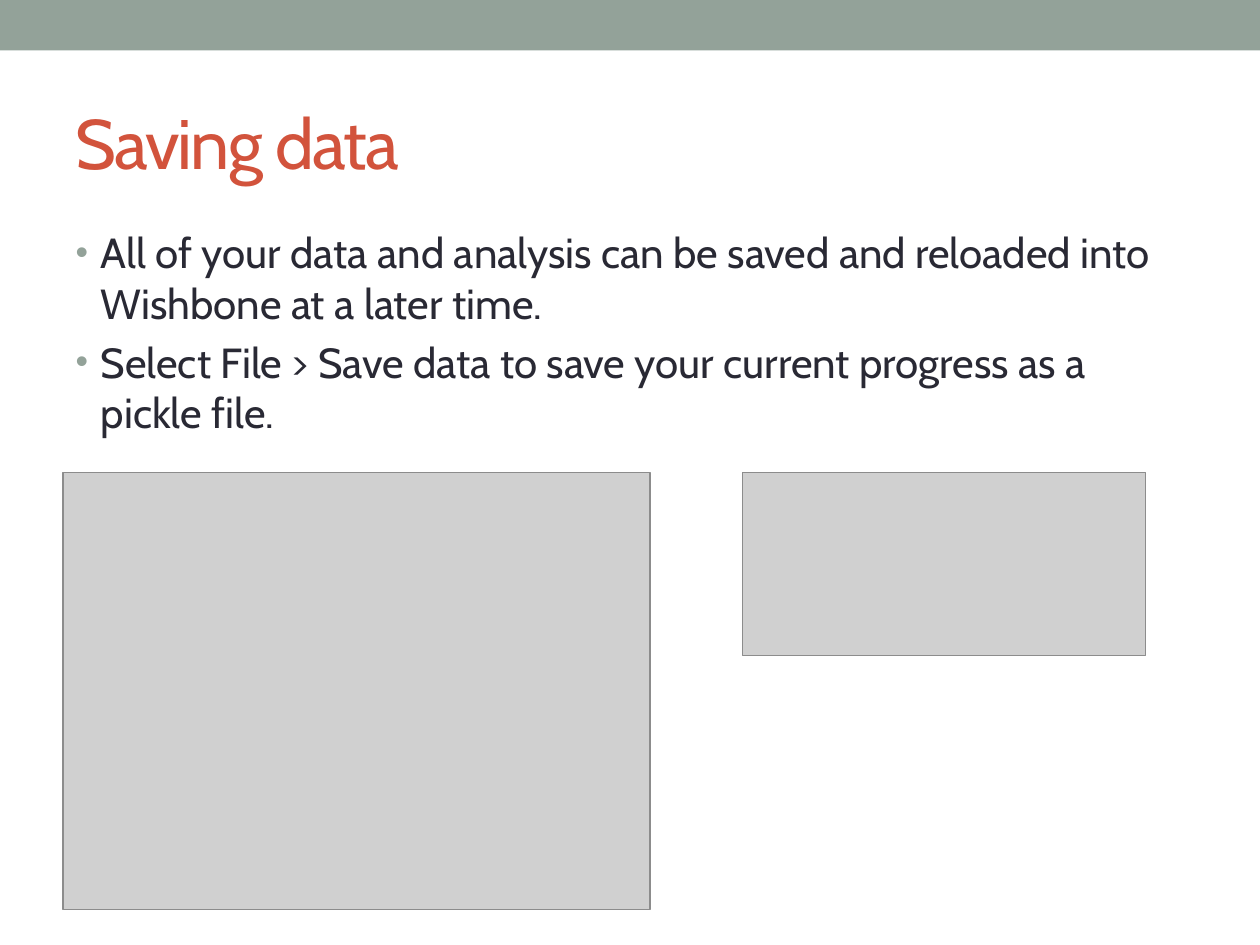
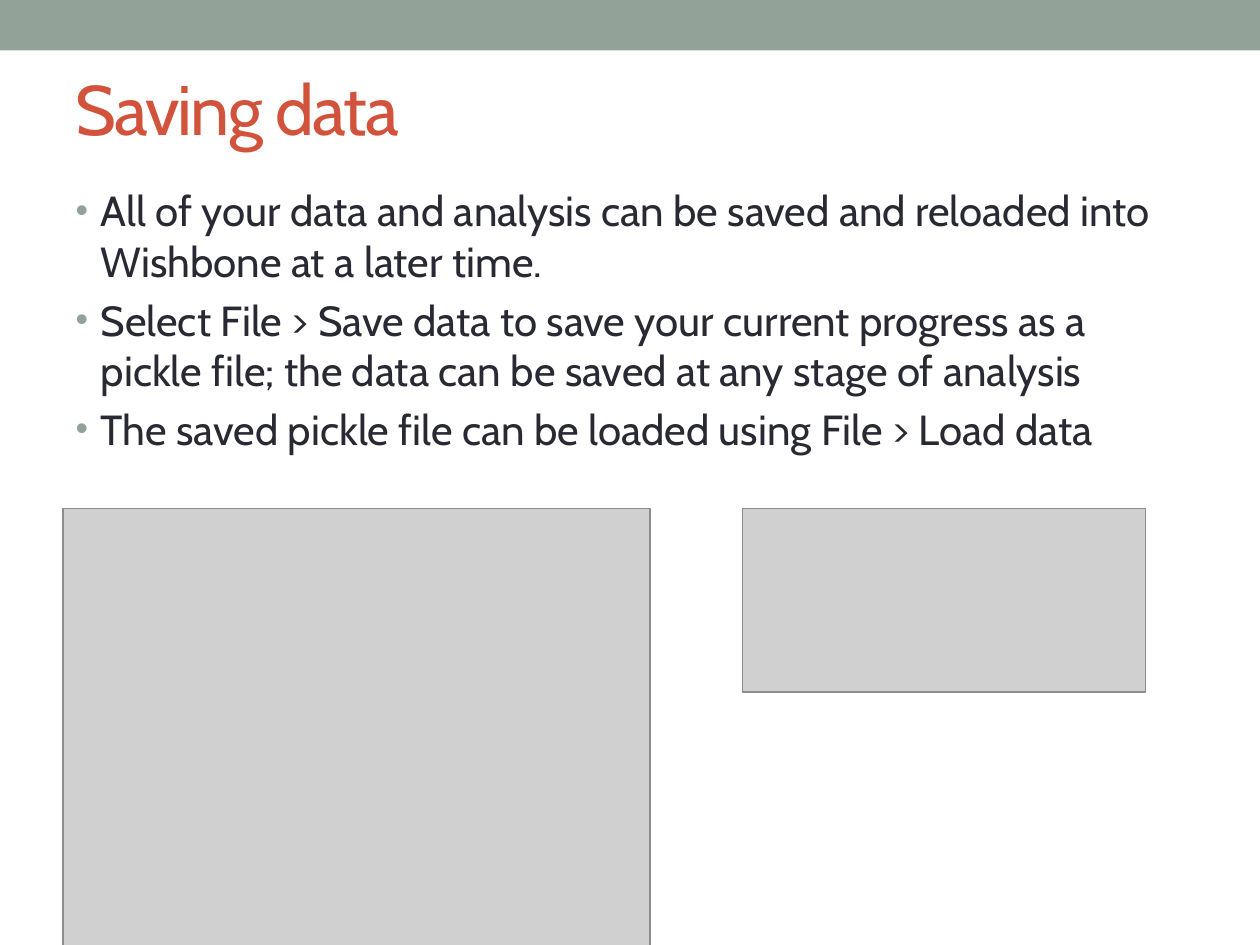
Before and after one commit to KrishnaswamyLab/MAGIC, a slide deck: slide 22 of docs/wishbone_tutorial.pptx. Drawn at 1260x945 pixels with LibreOffice and Linux fonts; fonts in the diff are those of the drawing; grey boxes stand for pictures. Boxes give left, top, right and bottom in pixels: in the first picture for what was removed or moved away, otherwise in the second. Text is boxed around its words. In the diff, an @@ line names an element or a change of style, - is before the commit and + after.

Commit message:
Minor updates to Wishbone tutorial

```diff
--- a/docs/wishbone_tutorial.pptx
+++ b/docs/wishbone_tutorial.pptx
@@ title "Saving data": place and size @@
-title "Saving data" at (76,116,399,185)
+title "Saving data" at (76,82,399,151)
@@ text "All of your data and ...": place and size @@
-text "All of your data and ..." at (101,236,1149,438)
+text "All of your data and ..." at (101,194,1149,455)
@@ text at (101,304,1092,455): text changed @@
-• Select File > Save data to save your current progress as a pickle file.
+• Select File > Save data to save your current progress as a pickle file; the data can be saved at any stage of analysis
+• The saved pickle file can be loaded using File > Load data
@@ picture: place and size @@
-picture at (63,472,650,910)
+picture at (63,508,650,945)
@@ picture: place and size @@
-picture at (742,472,1145,656)
+picture at (742,508,1145,692)
```
